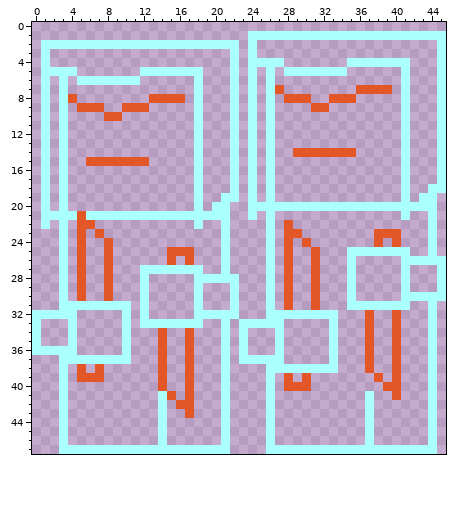
Pixel-art sprite, stored at assets/characters/daggers/idle.png. This is how it looked before the edit.
The file is 92x96 pixels, drawn in blocks of 2x2; one block is one cell here.
Now the later version:
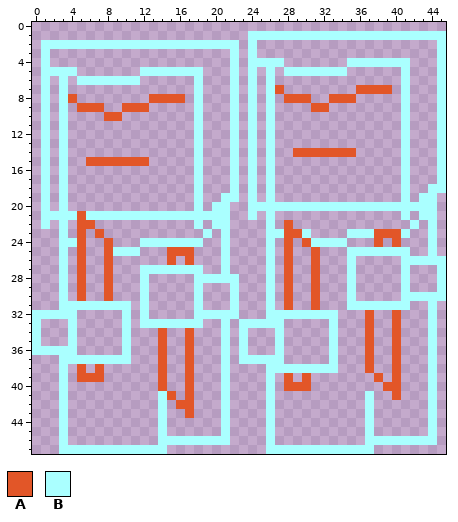
Palette (. is transparent): A #e25628  B #aaffff
Diff:
{"y":21,"x":43,"old":".","new":"B"}
{"y":22,"x":20,"old":".","new":"B"}
{"y":22,"x":42,"old":".","new":"B"}
{"y":23,"x":19,"old":".","new":"B"}
{"y":23,"x":27,"old":".","new":"B"}
{"y":23,"x":30,"old":".","new":"B"}
{"y":23,"x":35,"old":"...","new":"BBB"}
{"y":23,"x":41,"old":".","new":"B"}
{"y":24,"x":4,"old":".","new":"B"}
{"y":24,"x":12,"old":".......","new":"BBBBBBB"}
{"y":24,"x":31,"old":"....","new":"BBBB"}
{"y":25,"x":9,"old":"...","new":"BBB"}
{"y":46,"x":15,"old":"......","new":"BBBBBB"}
{"y":46,"x":38,"old":"......","new":"BBBBBB"}
{"y":47,"x":15,"old":"BBBBBBB","new":"......."}
{"y":47,"x":38,"old":"BBBBBBB","new":"......."}
